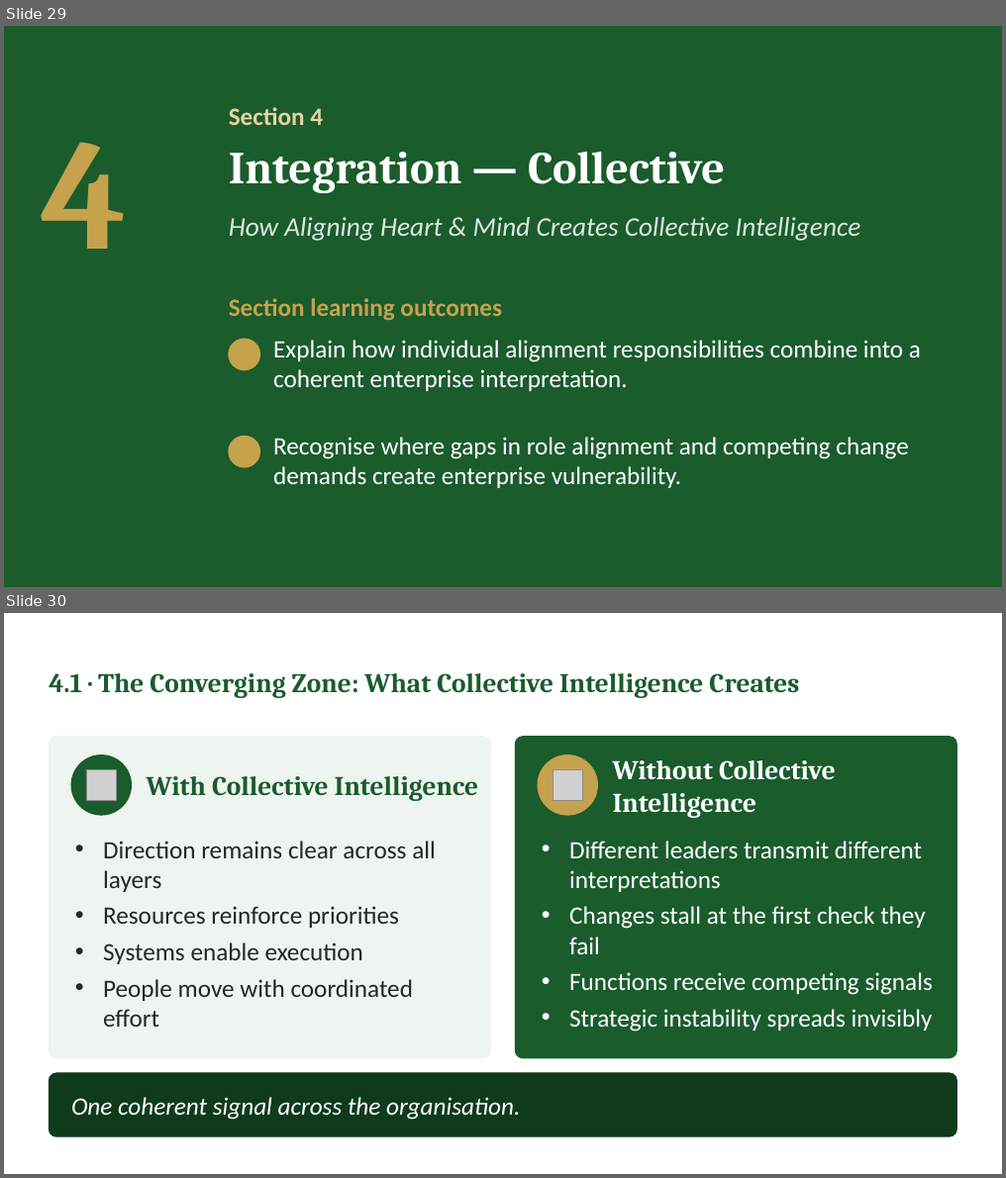
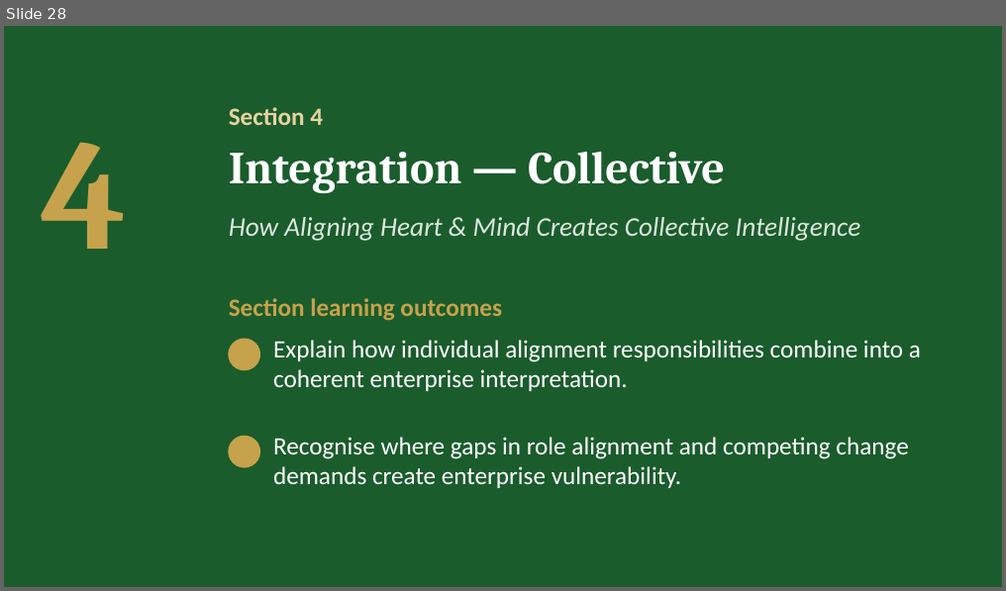
Before and after one commit to IBSL26/ibsl-platform, a slide deck: Unit decks/Unit 05 - Aligning Heart & Mind.pptx. Shown one above the other, each under a label of ours: slides 29 and 30 before the commit, slide 28 after it. The pictures are 1006x1178 and 1006x591 pixels, drawn with LibreOffice and Linux fonts; fonts in the diff are those of the drawing; grey boxes stand for pictures; background and template pictures are left out. Boxes give left, top, right and bottom in pixels: in the first picture for what was removed or moved away, otherwise in the second. Text is boxed around its words. In the diff, an @@ line names an element or a change of style, - is before the commit and + after.

Commit message:
Unit 5: Leading with Clarity, OCEAVL scores first, Section 4 merged, Capstone three boxes, deck

```diff
--- a/Unit decks/Unit 05 - Aligning Heart & Mind.pptx
+++ b/Unit decks/Unit 05 - Aligning Heart & Mind.pptx
@@ slide 30 removed at [4, 613, 1002, 1174], background #FFFFFF @@
@@ text removed at [49, 673, 799, 698] @@
-4.1 · The Converging Zone: What Collective Intelligence Creates
@@ rounded rectangle removed at [49, 737, 491, 1059] @@
@@ ellipse removed at [71, 756, 132, 815] @@
@@ rounded rectangle removed at [515, 737, 957, 1059] @@
@@ ellipse removed at [538, 756, 598, 815] @@
@@ text removed at [613, 761, 836, 817] @@
-Without Collective Intelligence
@@ picture removed at [86, 770, 116, 800] @@
@@ text removed at [147, 776, 478, 801] @@
-With Collective Intelligence
@@ picture removed at [552, 770, 583, 800] @@
@@ text removed at [103, 841, 436, 1027] @@
-• Direction remains clear across all layers
-• Resources reinforce priorities
-• Systems enable execution
-• People move with coordinated effort
@@ text removed at [569, 841, 933, 1032] @@
-• Different leaders transmit different interpretations
-• Changes stall at the first check they fail
-• Functions receive competing signals
-• Strategic instability spreads invisibly
@@ rounded rectangle removed at [49, 1073, 957, 1137] @@
@@ text removed at [71, 1097, 520, 1120] @@
-One coherent signal across the organisation.
@@ what was slide 29 is now slide 28 @@
```
Also in this commit, not shown: 6 slides changed, 2 slides added, 5 other slides removed, 38 other files.
